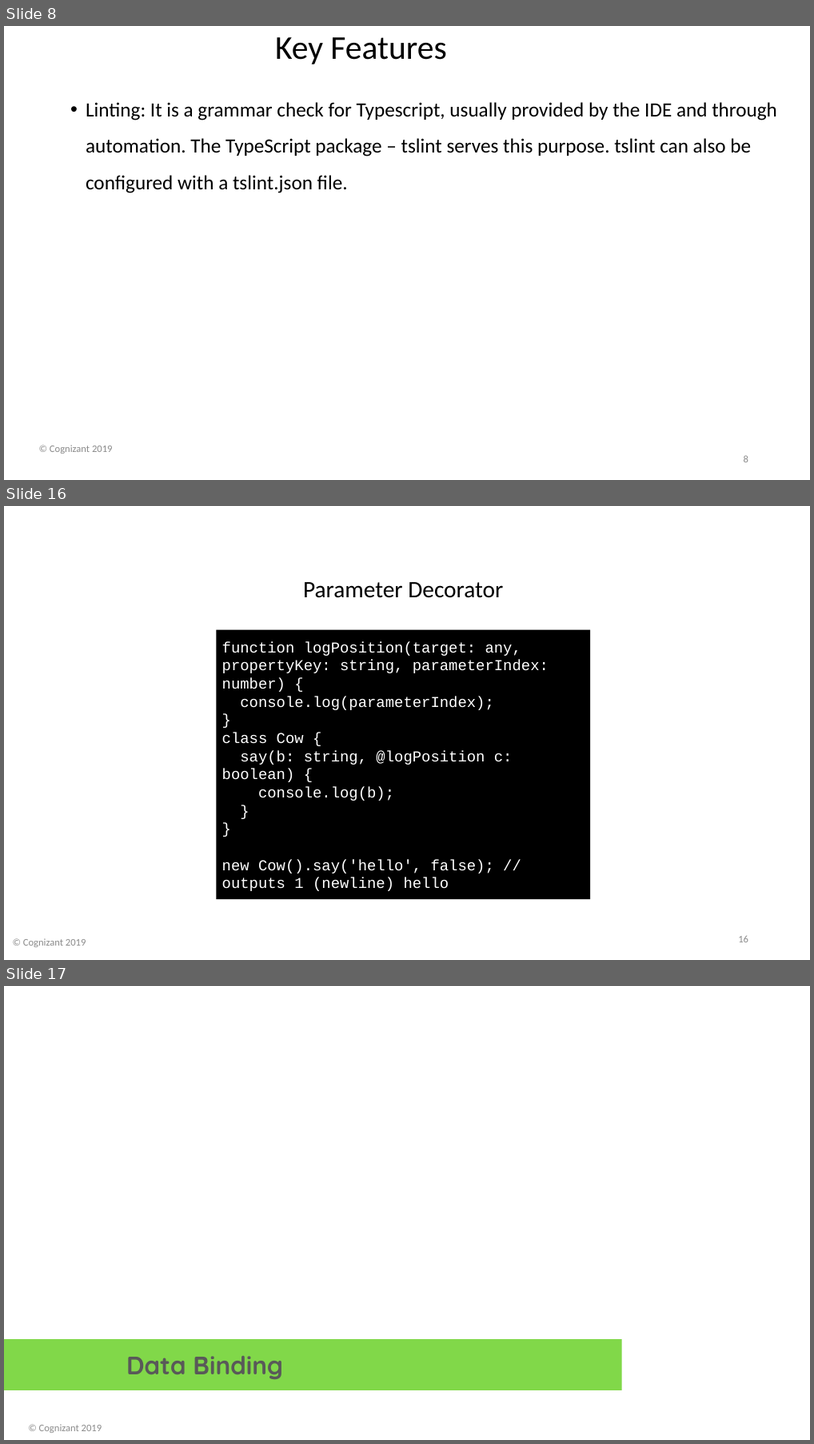
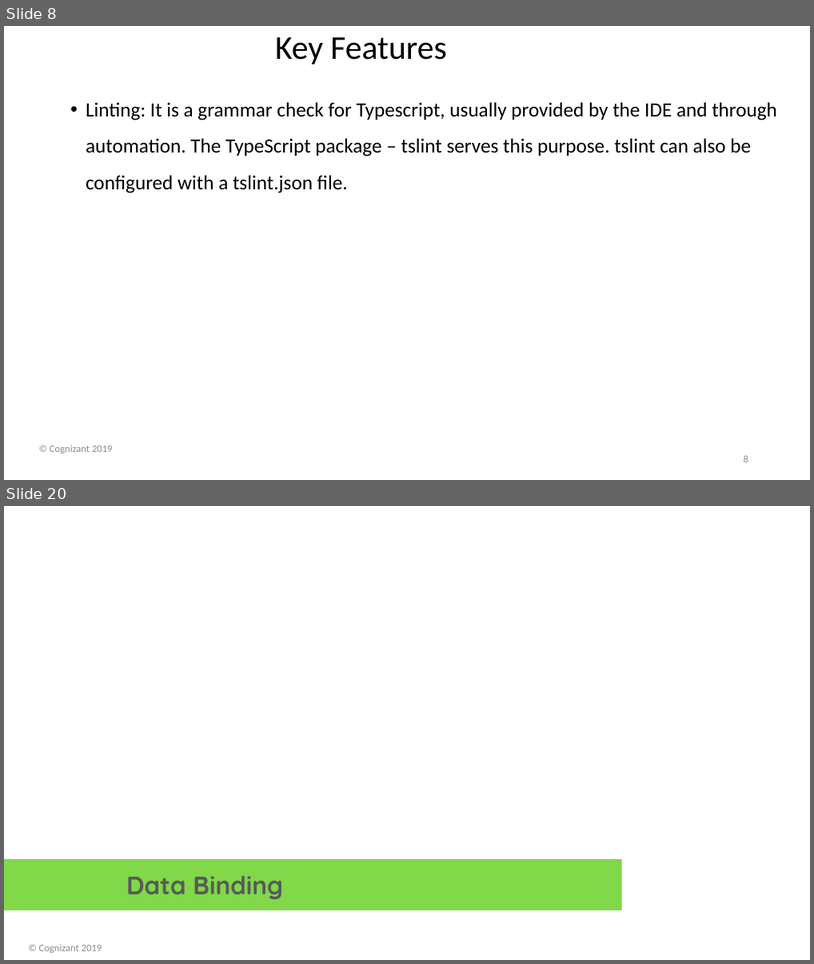
Before and after one commit to davembrownx/PowerPoint-Decks, a slide deck: Angular 8 Day 2 Basic Concepts and Binding.pptx. Shown one above the other, each under a label of ours: slides 8, 16 and 17 before the commit, slides 8 and 20 after it; the slides between them are not shown. The pictures are 814x1444 and 814x964 pixels, drawn with LibreOffice and Linux fonts; fonts in the diff are those of the drawing; background and template pictures are left out. Boxes give left, top, right and bottom in pixels: in the first picture for what was removed or moved away, otherwise in the second. Text is boxed around its words. In the diff, an @@ line names an element or a change of style, - is before the commit and + after.

```diff
--- a/Angular 8 Day 2 Basic Concepts and Binding.pptx
+++ b/Angular 8 Day 2 Basic Concepts and Binding.pptx
@@ slide 16 removed at (4,506,810,960), background picture (left out) @@
@@ title removed at (313,506,494,548) @@
-Decorators
@@ text removed at (303,582,503,598) @@
-Parameter Decorator
@@ rectangle removed at (216,630,591,900) @@
-function logPosition(target: any, propertyKey: string, parameterIndex: number) {
-console.log(parameterIndex);
-}
-class Cow {
-say(b: string, @logPosition c: boolean) {
-console.log(b);
-}
-}
-new Cow().say('hello', false); // outputs 1 (newline) hello
@@ page number removed at (738,935,749,942) @@
-16
@@ text removed at (23,938,86,947) @@
-© Cognizant 2019
@@ what was slide 17 is now slide 20 @@
```
Also in this commit, not shown: 9 slides changed, 5 slides added, 1 other slide removed.
